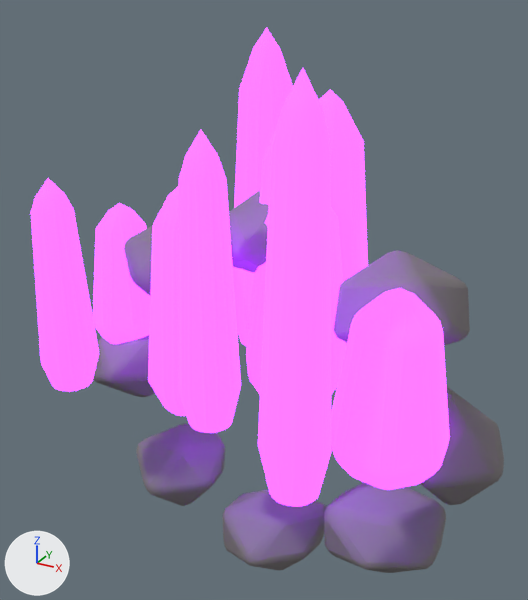
A saved change to the glTF model models/obstacles/soul_crystals.glb.
Both versions are drawn from a 50 mm lens placed at (1.17, -2.14, 1.53), pointed at (-0.04, 0.07, 0.43). Every picture has the same lights, and +X, +Y and +Z are marked at lower left. The older version comes first. Where no turn or scale is listed for an object, it has been applied to the vertices.

The first picture shows 'CrystalBase_0', 'CrystalBase_1', 'CrystalBase_2', 'CrystalBase_3', 'CrystalBase_4', 'CrystalBase_5', 'CrystalBase_6', 'CrystalBase_7', 'SoulCrystal_1', 'SoulCrystal_2', 'SoulCrystal_3', 'SoulCrystal_6', 'SoulCrystal_7', 'SoulCrystal_8', 'SoulCrystal_9' and 3 more.
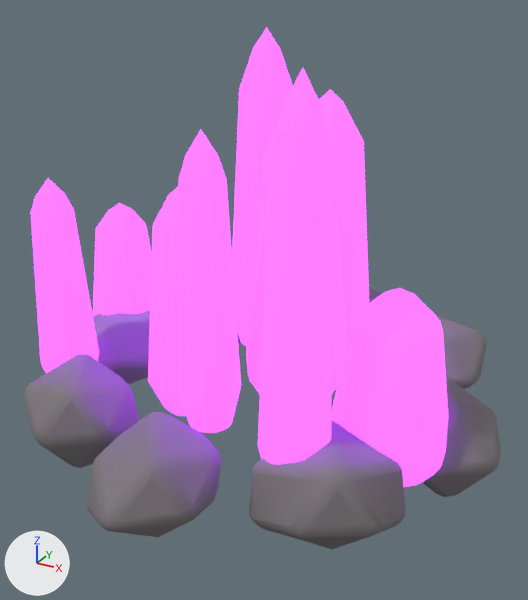
What the commit changed:
Object 'CrystalBase_0' (ob_crystalbase_0) moves from (0.68, 0.12, 0.0) to (0.68, 0.0, 0.12).
Object 'CrystalBase_1' (ob_crystalbase_1) moves from (0.481, 0.12, 0.481) to (0.481, -0.481, 0.12).
Object 'CrystalBase_2' (ob_crystalbase_2) moves from (0.0, 0.12, 0.68) to (0.0, -0.68, 0.12).
Object 'CrystalBase_3' (ob_crystalbase_3) moves from (-0.481, 0.12, 0.481) to (-0.481, -0.481, 0.12).
Object 'CrystalBase_4' (ob_crystalbase_4) moves from (-0.68, 0.12, 0.0) to (-0.68, 0.0, 0.12).
Object 'CrystalBase_5' (ob_crystalbase_5) moves from (-0.481, 0.12, -0.481) to (-0.481, 0.481, 0.12).
Object 'CrystalBase_6' (ob_crystalbase_6) moves from (0.0, 0.12, -0.68) to (0.0, 0.68, 0.12).
Object 'CrystalBase_7' (ob_crystalbase_7) moves from (0.481, 0.12, -0.481) to (0.481, 0.481, 0.12).

What differs and where, as boxes (x1, y1, x2, y2) in the pictures (528 x 600 px):
'CrystalBase_1', moved: before (334, 250, 470, 345); after (249, 421, 406, 549)
'CrystalBase_2', moved: before (229, 190, 269, 273); after (87, 412, 221, 537)
'CrystalBase_7', moved: before (324, 483, 446, 573); after (436, 315, 487, 389)
'CrystalBase_3', moved: before (124, 226, 153, 296); after (24, 354, 139, 468)
'CrystalBase_6', moved (mostly hidden afterwards): before (222, 490, 327, 570); after (369, 289, 382, 303)
'CrystalBase_0', moved: before (420, 387, 504, 505); after (422, 376, 501, 497)
'CrystalBase_5', moved (mostly hidden afterwards): before (136, 424, 225, 506); after (237, 332, 241, 345)
'CrystalBase_4', moved: before (93, 335, 155, 397); after (93, 311, 150, 384)
